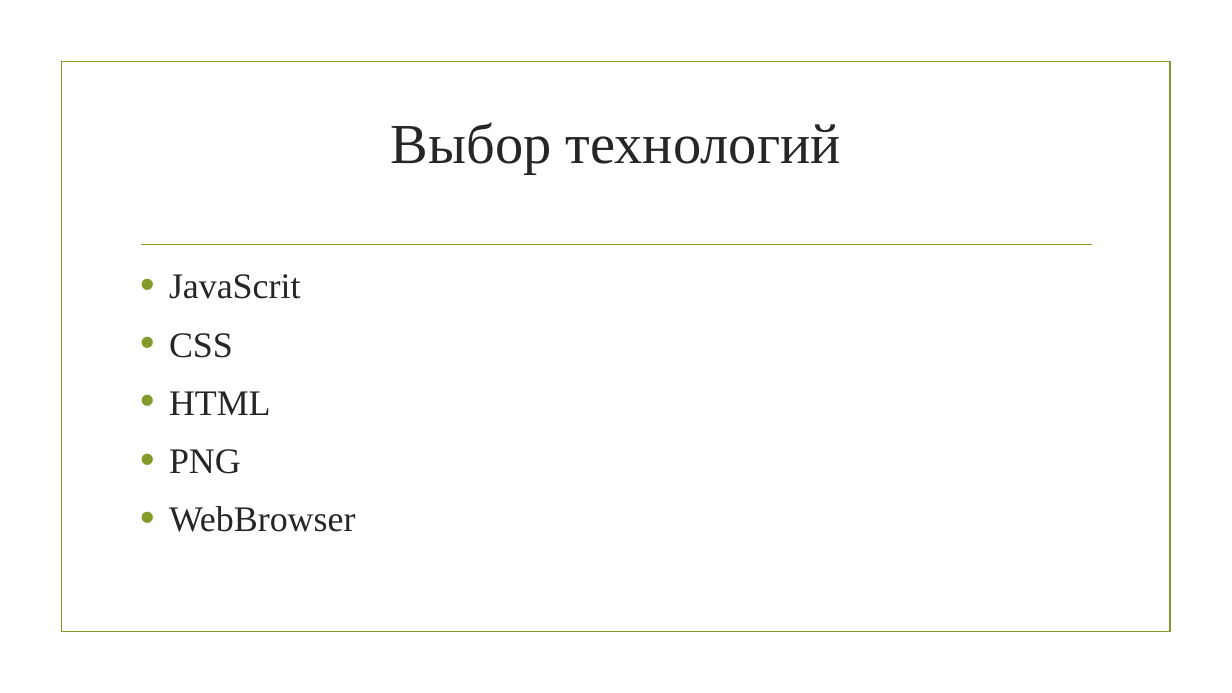
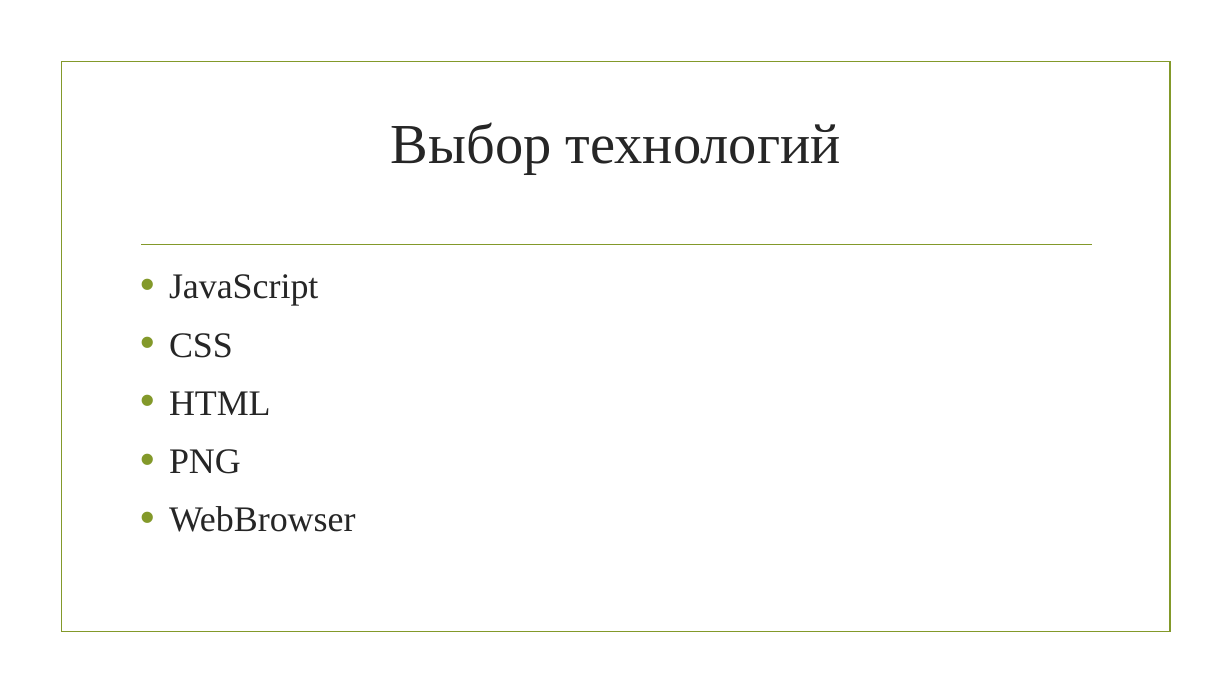
Before and after one commit to gitGUAP/Sem5, a slide deck: slide 4 of OOP/pres.pptx. Drawn at 1232x693 pixels with LibreOffice and Linux fonts; fonts in the diff are those of the drawing; background and template pictures are left out. Boxes give left, top, right and bottom in pixels: in the first picture for what was removed or moved away, otherwise in the second. Text is boxed around its words. In the diff, an @@ line names an element or a change of style, - is before the commit and + after.

```diff
--- a/OOP/pres.pptx
+++ b/OOP/pres.pptx
@@ text at box(169, 274, 318, 306): text changed @@
-• JavaScrit
+• JavaScript
```
Also in this commit, not shown: 1 other slide changed, 2 slides added, 2 other files.
